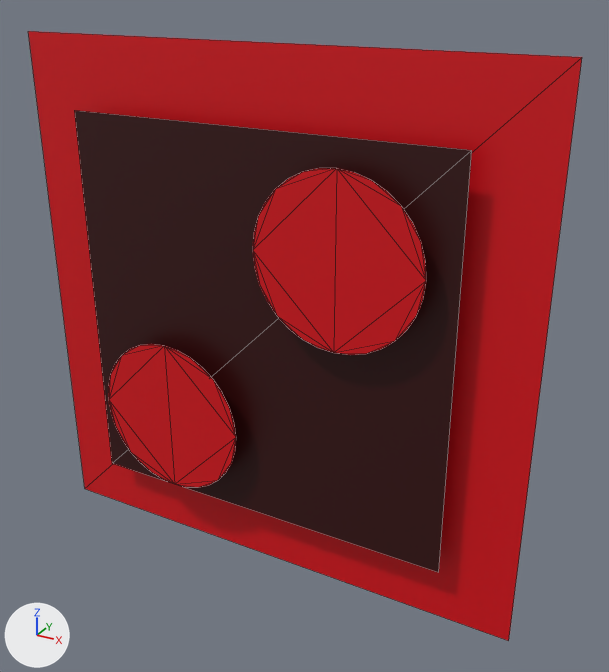
Renders of the glTF model assets/enemies/enemy-defender-two.glb from each side of a commit.
One viewpoint serves both versions: a camera (50 mm lens) standing at (20.5, -34.3, 16.9) and looking at (2.1, -0.8, 0.1). Lighting does not change. The marker at lower left points along +X, +Y and +Z. Mesh edges are drawn as thin lines.

Objects in the first picture: 'EnemyDefenderTwoHull', 'EnemyDefenderTwoIndicatorA', 'EnemyDefenderTwoIndicatorB', 'EnemyDefenderTwoOutline'.
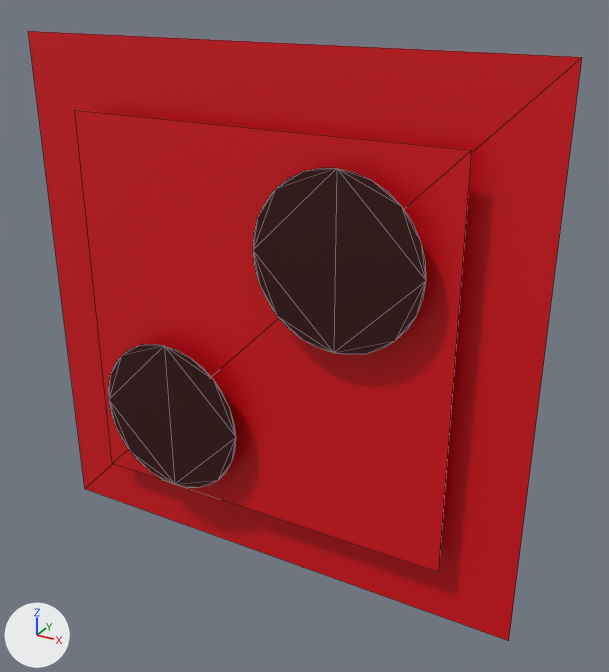
Changed parts and their boxes [x1, y1, x2, y2] in the pictures (609 x 672 px):
```json
{"object": "EnemyDefenderTwoHull", "change": "recoloured", "before": [75, 110, 472, 572], "after": [75, 110, 472, 572]}
{"object": "EnemyDefenderTwoIndicatorA", "change": "recoloured", "before": [253, 168, 426, 355], "after": [253, 168, 426, 355]}
{"object": "EnemyDefenderTwoIndicatorB", "change": "recoloured", "before": [108, 344, 236, 487], "after": [108, 344, 236, 487]}
```

Scene script edits in JSON lines:
```json
{"block": "me_enemydefendertwohullmesh", "where": "me_enemydefendertwohullmesh.from_pydata(...)  # 4 vertices, 2 faces; spans x -10.3..10.3, y 0.0, z -10.3..10.3"}
{"op": "remove", "block": "me_enemydefendertwohullmesh", "code": "me_enemydefendertwohullmesh.materials.append(mat_enemydefenderhullmaterial)  # dark red #350001"}
{"op": "add", "block": "me_enemydefendertwohullmesh", "code": "me_enemydefendertwohullmesh.materials.append(mat_enemydefenderoutlinematerial)  # red #da0012"}
{"block": "me_enemydefendertwoindicatoramesh", "where": "me_enemydefendertwoindicatoramesh.from_pydata(...)  # 32 vertices, 30 faces; spans x -4.22..4.22, y 0.0, z -4.22..4.22"}
{"op": "remove", "block": "me_enemydefendertwoindicatoramesh", "code": "me_enemydefendertwoindicatoramesh.materials.append(mat_enemydefenderoutlinematerial)  # red #da0012"}
{"op": "add", "block": "me_enemydefendertwoindicatoramesh", "code": "me_enemydefendertwoindicatoramesh.materials.append(mat_enemydefenderhullmaterial)  # dark red #350001"}
{"block": "me_enemydefendertwoindicatorb", "where": "me_enemydefendertwoindicatorb.from_pydata(...)  # 32 vertices, 30 faces; spans x -4.22..4.22, y 0.0, z -4.22..4.22"}
{"op": "remove", "block": "me_enemydefendertwoindicatorb", "code": "me_enemydefendertwoindicatorb.materials.append(mat_enemydefenderoutlinematerial_001)  # red #da0012"}
{"op": "add", "block": "me_enemydefendertwoindicatorb", "code": "me_enemydefendertwoindicatorb.materials.append(mat_enemydefenderhullmaterial)  # dark red #350001"}
```
